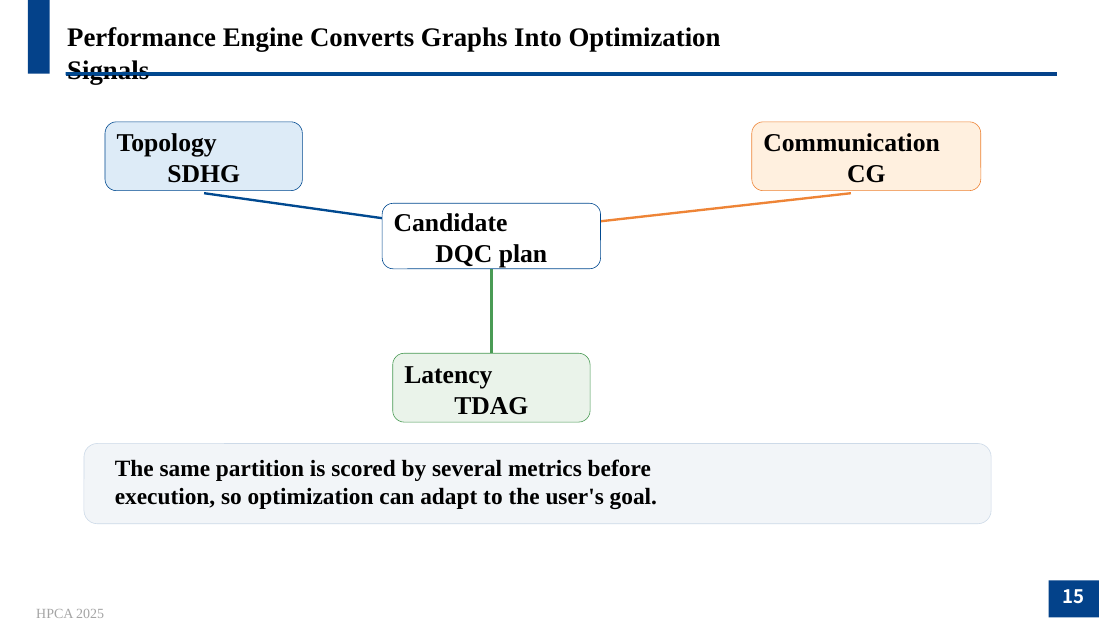
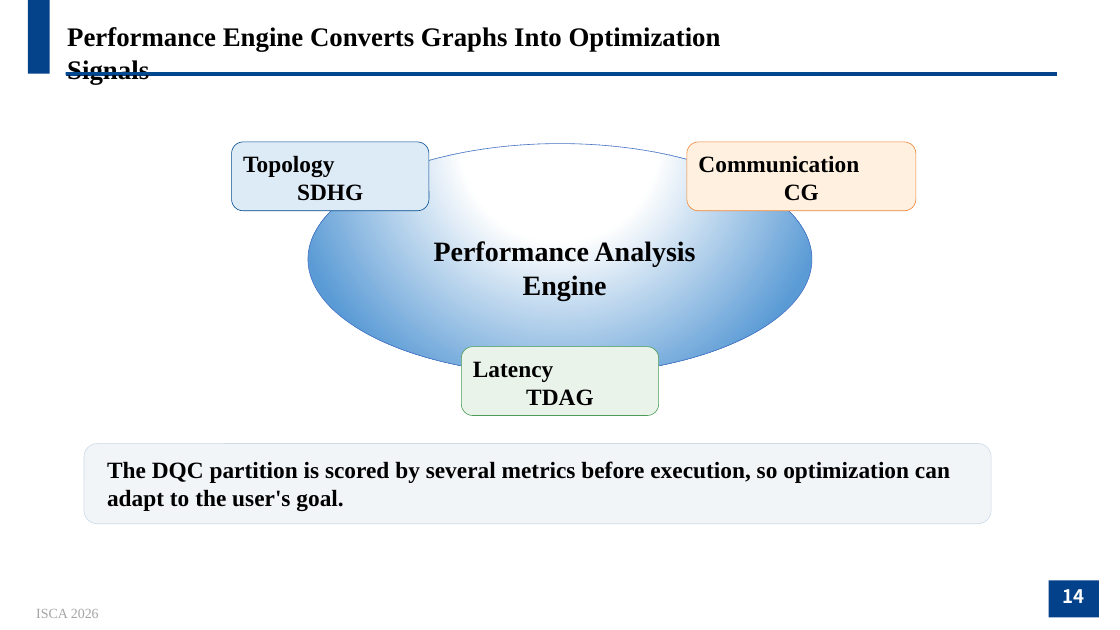
Before and after one commit to JanusQ/Janus4, a slide deck: slide 14 of adaptiveQC/pptx/AdaptDQC_Adaptive_Distributed_Quantum_Computing_With_Quantitative_Performance_Analysis.pptx (slide 15 before the commit). Drawn at 1120x630 pixels with LibreOffice and Linux fonts; fonts in the diff are those of the drawing; background and template pictures are left out. Boxes give left, top, right and bottom in pixels: in the first picture for what was removed or moved away, otherwise in the second. Text is boxed around its words. In the diff, an @@ line names an element or a change of style, - is before the commit and + after.

```diff
--- a/adaptiveQC/pptx/AdaptDQC_Adaptive_Distributed_Quantum_Computing_With_Quantitative_Performance_Analysis.pptx
+++ b/adaptiveQC/pptx/AdaptDQC_Adaptive_Distributed_Quantum_Computing_With_Quantitative_Performance_Analysis.pptx
@@ size 22 to 20 pt in 3 elements at (461,347,659,416), (687,142,917,211), (232,142,429,211) @@
@@ rounded rectangle "Topology SDHG": place and size @@
-rounded rectangle "Topology SDHG" at (105,122,302,191)
+rounded rectangle "Topology SDHG" at (232,142,429,211)
@@ ellipse added at (308,144,812,375), fill gradient #FFFFFF to #5B9BD5, outline #4472C4 0.5 pt @@
@@ rounded rectangle "Communication CG": place and size @@
-rounded rectangle "Communication CG" at (752,122,981,191)
+rounded rectangle "Communication CG" at (687,142,917,211)
@@ line removed from (204, 193) to (492, 234) @@
@@ rounded rectangle removed at (382,203,601,269) @@
-Candidate
-DQC plan
@@ line removed from (851, 193) to (492, 234) @@
@@ text added at (434,240,695,301), 24 pt, text #000000, bold @@
+Performance Analysis
+Engine
@@ line removed from (492, 354) to (492, 269) @@
@@ rounded rectangle "Latency TDAG": place and size @@
-rounded rectangle "Latency TDAG" at (392,354,590,423)
+rounded rectangle "Latency TDAG" at (461,347,659,416)
@@ text at (107,461,950,511): text changed @@
-The same partition is scored by several metrics before execution, so optimization can adapt to the user's goal.
+The DQC partition is scored by several metrics before execution, so optimization can adapt to the user's goal.
@@ page number at (1063,589,1085,603): text changed @@
-15
+14
@@ text at (36,609,99,618): text changed @@
-HPCA 2025
+ISCA 2026
```
Also in this commit, not shown: 23 other slides changed, 4 slides added, 7 slides removed, 1 other file.
